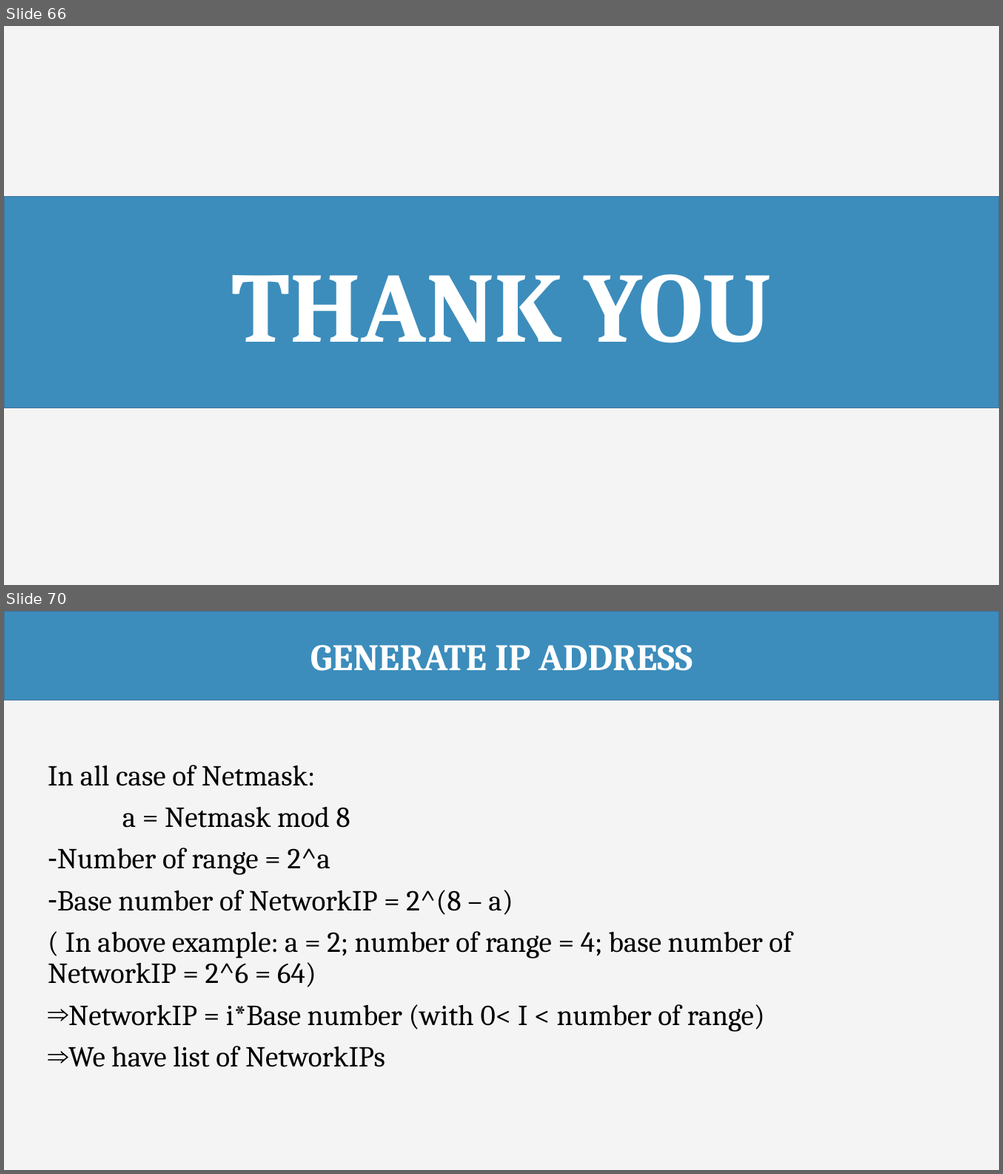
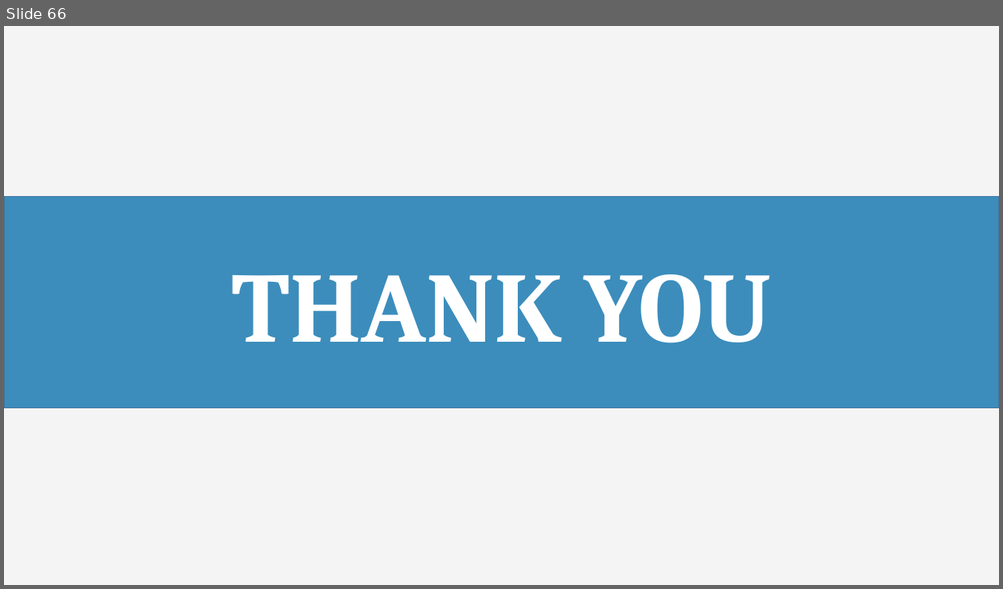
Before and after one commit to haltt051093/IMS-datacenter, a slide deck: Document/Presentation/IMS_20160408_Presentation.pptx. Shown one above the other, each under a label of ours: slides 66 and 70 before the commit, slide 66 after it; the slides between them are not shown. The pictures are 1003x1174 and 1003x589 pixels, drawn with LibreOffice and Linux fonts; fonts in the diff are those of the drawing. Boxes give left, top, right and bottom in pixels: in the first picture for what was removed or moved away, otherwise in the second. Text is boxed around its words. In the diff, an @@ line names an element or a change of style, - is before the commit and + after.

```diff
--- a/Document/Presentation/IMS_20160408_Presentation.pptx
+++ b/Document/Presentation/IMS_20160408_Presentation.pptx
@@ slide 70 removed at [4,611,999,1170], background #F4F4F4 @@
@@ rectangle removed at [4,611,999,701] @@
-GENERATE IP ADDRESS
@@ text removed at [48,765,791,1068] @@
-In all case of Netmask:
-a = Netmask mod 8
-– Number of range = 2^a
-– Base number of NetworkIP = 2^(8 – a)
-( In above example: a = 2; number of range = 4; base number of NetworkIP = 2^6 = 64)
-⇒ NetworkIP = i*Base number (with 0< I < number of range)
-⇒ We have list of NetworkIPs
```
Also in this commit, not shown: 2 slides changed, 3 slides added, 4 other slides removed, 1 other file.
